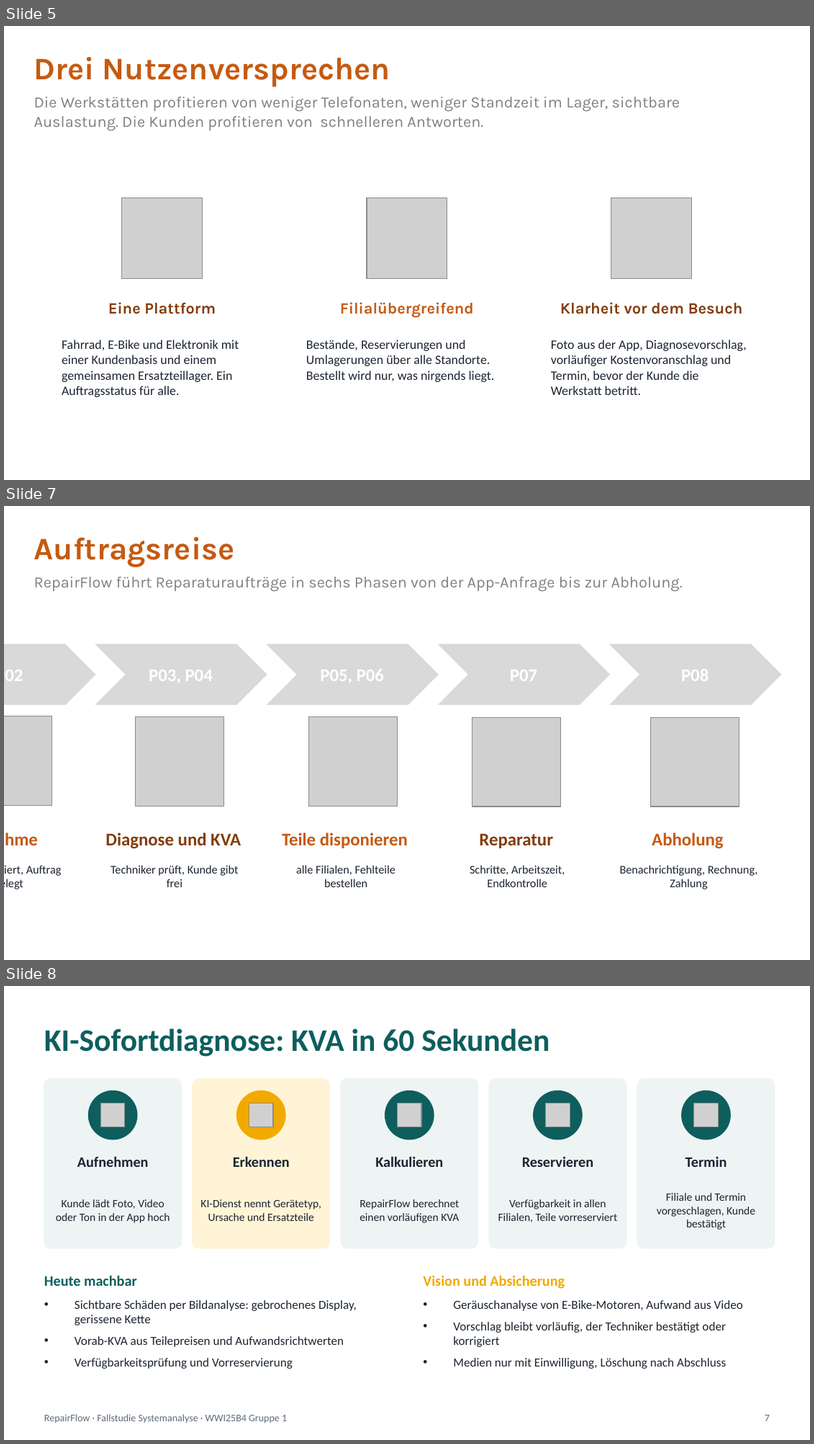
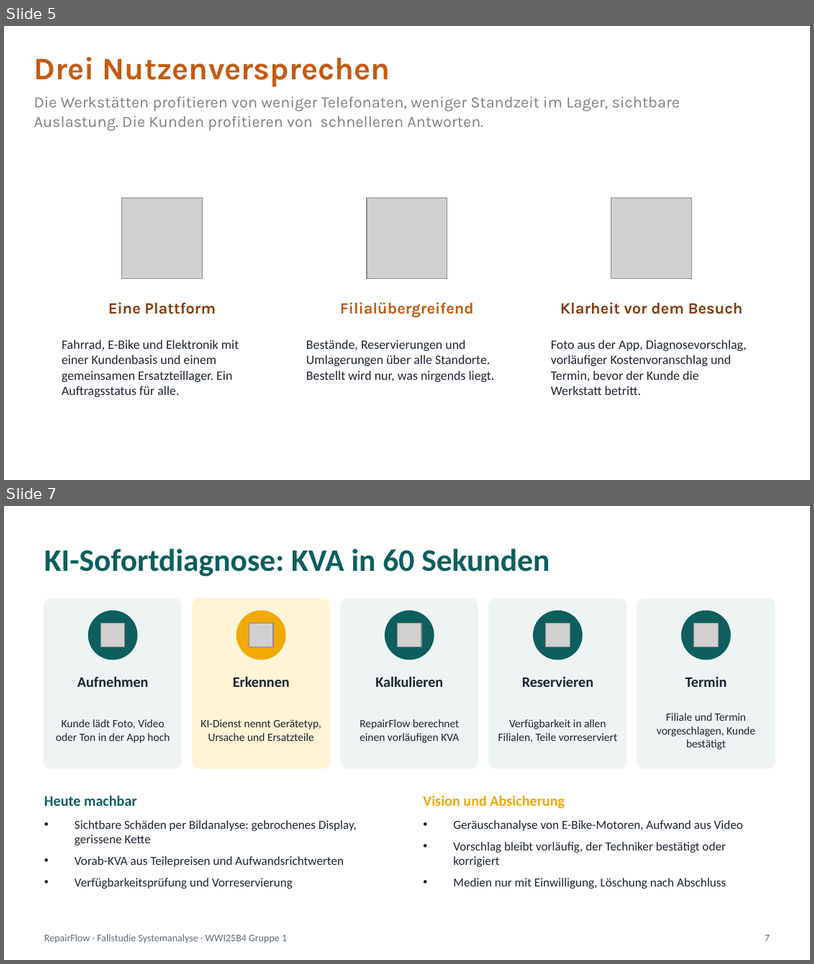
Before and after one commit to jakobschwan123-cmd/casestudy-semester-3, a slide deck: 4_praesentation/Abschlusspraesentation.pptx. Shown one above the other, each under a label of ours: slides 5, 7 and 8 before the commit, slides 5 and 7 after it; the slides between them are not shown. The pictures are 814x1444 and 814x964 pixels, drawn with LibreOffice and Linux fonts; fonts in the diff are those of the drawing; grey boxes stand for pictures; background and template pictures are left out. Boxes give left, top, right and bottom in pixels: in the first picture for what was removed or moved away, otherwise in the second. Text is boxed around its words. In the diff, an @@ line names an element or a change of style, - is before the commit and + after.

```diff
--- a/4_praesentation/Abschlusspraesentation.pptx
+++ b/4_praesentation/Abschlusspraesentation.pptx
@@ slide 7 removed at (4,506,810,960), background #FFFFFF @@
@@ text removed at (34,537,683,592) @@
-Auftragsreise
-RepairFlow führt Reparaturaufträge in sechs Phasen von der App-Anfrage bis zur Abholung.
@@ group removed at (4,643,783,889): 15 texts, 5 chevrons, 5 pictures @@
-P02
-Annahme
-Gerät registriert, Auftrag angelegt
-P03, P04
-Diagnose und KVA
-Techniker prüft, Kunde gibt frei
-P05, P06
-Teile disponieren
-alle Filialen, Fehlteile bestellen
-P07
-Reparatur
-Schritte, Arbeitszeit, Endkontrolle
-P08
-Abholung
-Benachrichtigung, Rechnung, Zahlung
@@ what was slide 8 is now slide 7 @@
```
Also in this commit, not shown: 9 slides changed, 12 other files.
